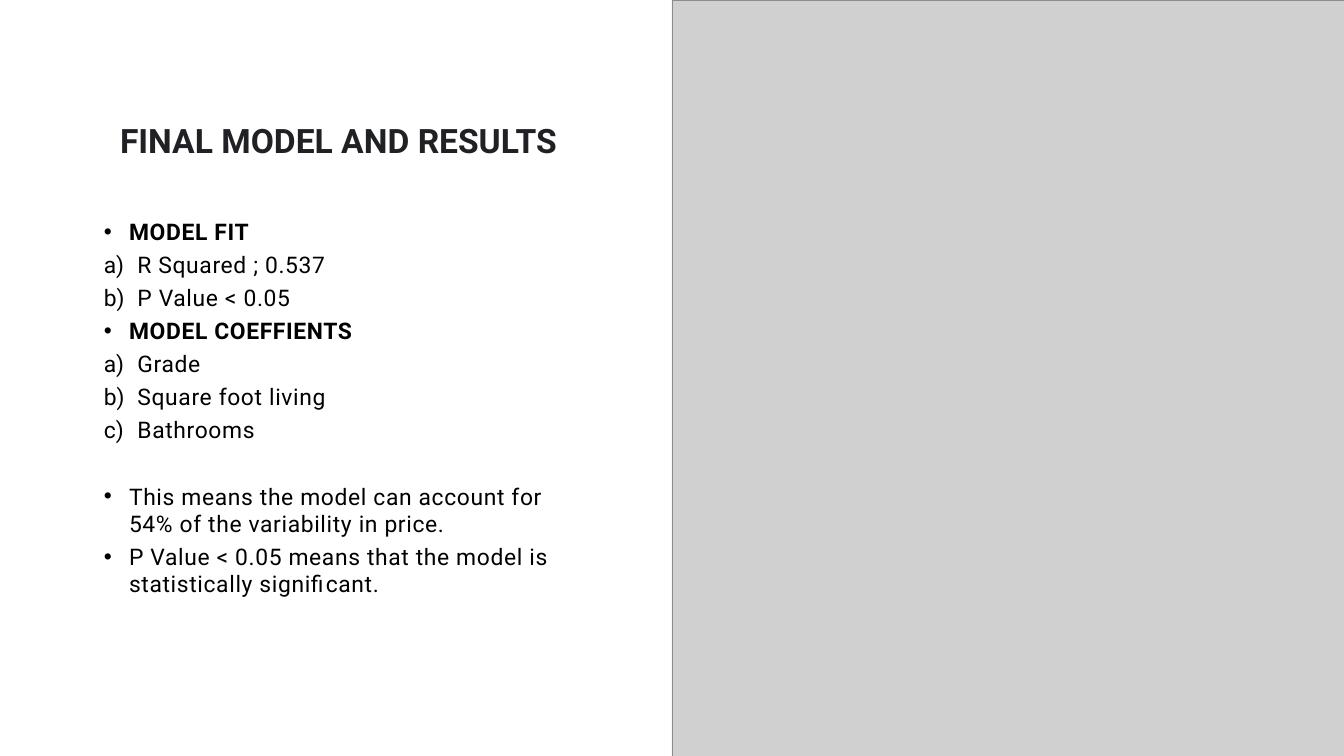
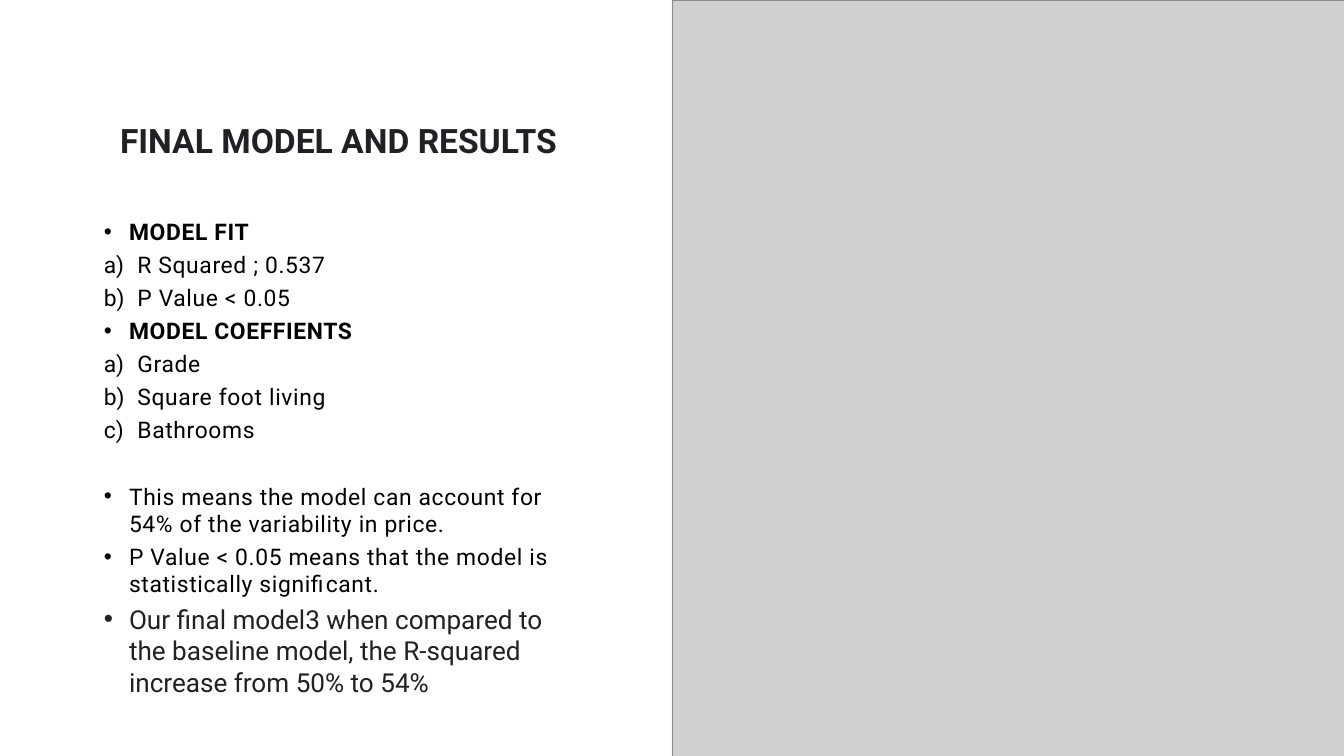
Before and after one commit to charles4data/dsc-phase-2-project-v2-3, a slide deck: slide 7 of PRESENTATION.pptx. Drawn at 1344x756 pixels with LibreOffice and Linux fonts; fonts in the diff are those of the drawing; grey boxes stand for pictures. Boxes give left, top, right and bottom in pixels: in the first picture for what was removed or moved away, otherwise in the second. Text is boxed around its words. In the diff, an @@ line names an element or a change of style, - is before the commit and + after.

```diff
--- a/PRESENTATION.pptx
+++ b/PRESENTATION.pptx
@@ text at <box>129,609,542,693</box>: paragraph added @@
+• Our final model3 when compared to the baseline model, the R-squared increase from 50% to 54%
```
Also in this commit, not shown: 3 other slides changed, 2 other files.
